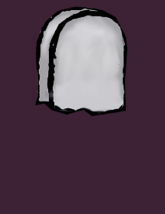
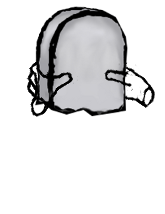
The second 165×214 image is a revision of the first. Changes to its layers:
added layer "Hands" above "Hands Color" over (26, 61, 78, 117)
added layer "Hands Color" above "Usable_Tomb_Top_Final Size_Pos.png" over (104, 62, 155, 109)
hid "Backgrou8nd" over (0, 0, 165, 214)
